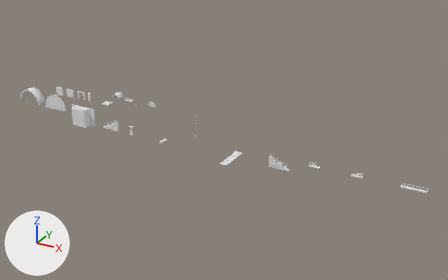
Renders of the Blender file art_src/kit/kit_walls.blend from each side of a commit.
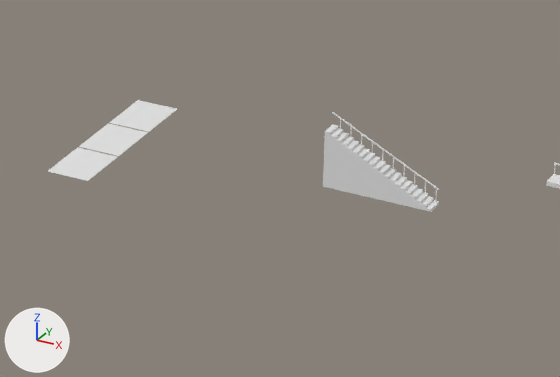
The first picture shows the older version from a 50 mm camera at (215.6, -218.3, 104.3) aimed at (102.0, -11.7, 1.0). The close-ups show the older and then the newer version on the part from 47% to 69% of the width and 48% to 72% of the height of that picture. Only the edits that show in the close-ups are written down. Arrows for +X, +Y and +Z are at lower left; the lights stay in place. Objects named as collision shapes, trigger or cutter boxes, shadow casters or lower levels of detail are left out.

In view in the first close-up: 'rug_runner__rugs', 'stair_gallery_8m_r__steps' and 2 more.
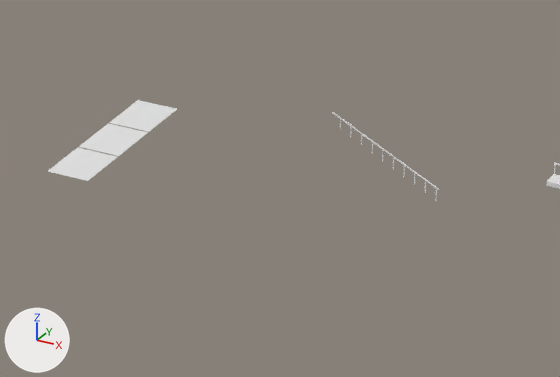
Boxes [x1, y1, x2, y2] around the edits, measured in the close-ups (560 x 377 px):
'stair_gallery_8m_r__steps', deleted: before [323, 124, 439, 212]

The change, as a list of edits to the scene's bpy script:
```text
Remove ob_stair_gallery_8m_r__steps:
    ob_stair_gallery_8m_r__steps = bpy.data.objects.new('stair_gallery_8m_r__steps', me_stair_gallery_8m_r__steps)
    ob_stair_gallery_8m_r__steps.parent = ob_m_stair_gallery_8m_r
    ob_stair_gallery_8m_r__steps.location = (0.0, 0.0, 0.0)
```
